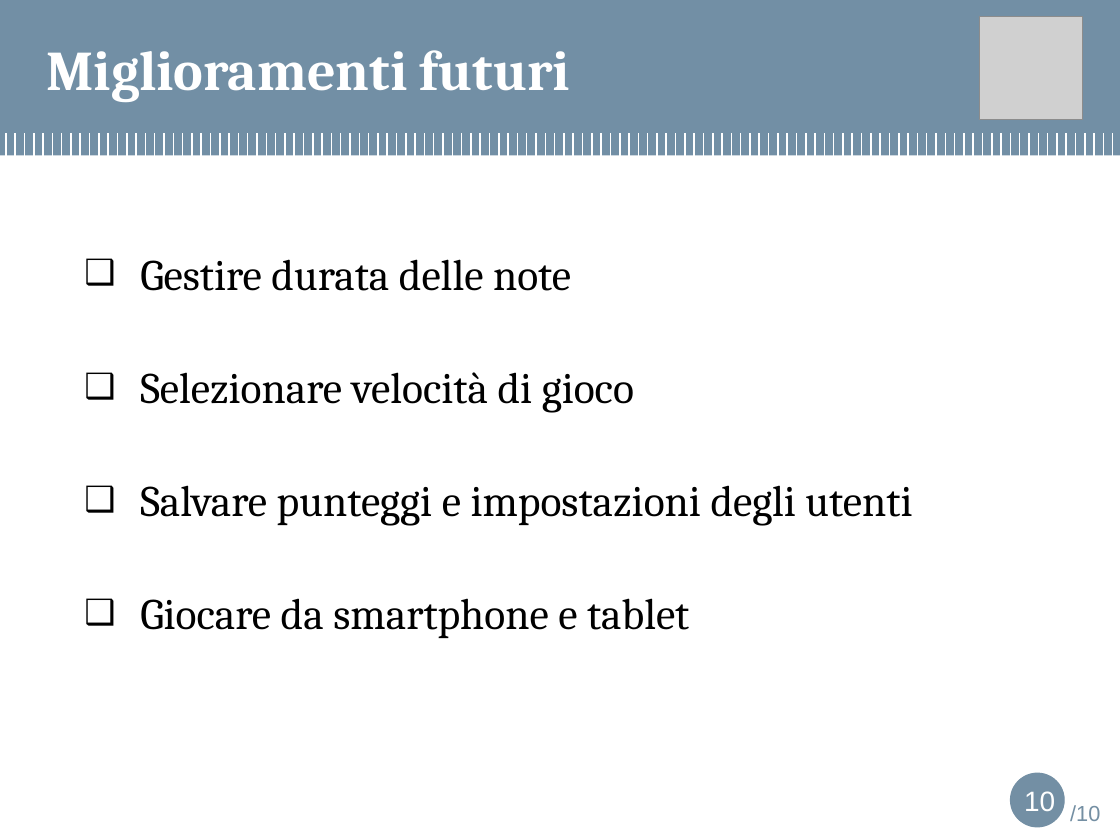
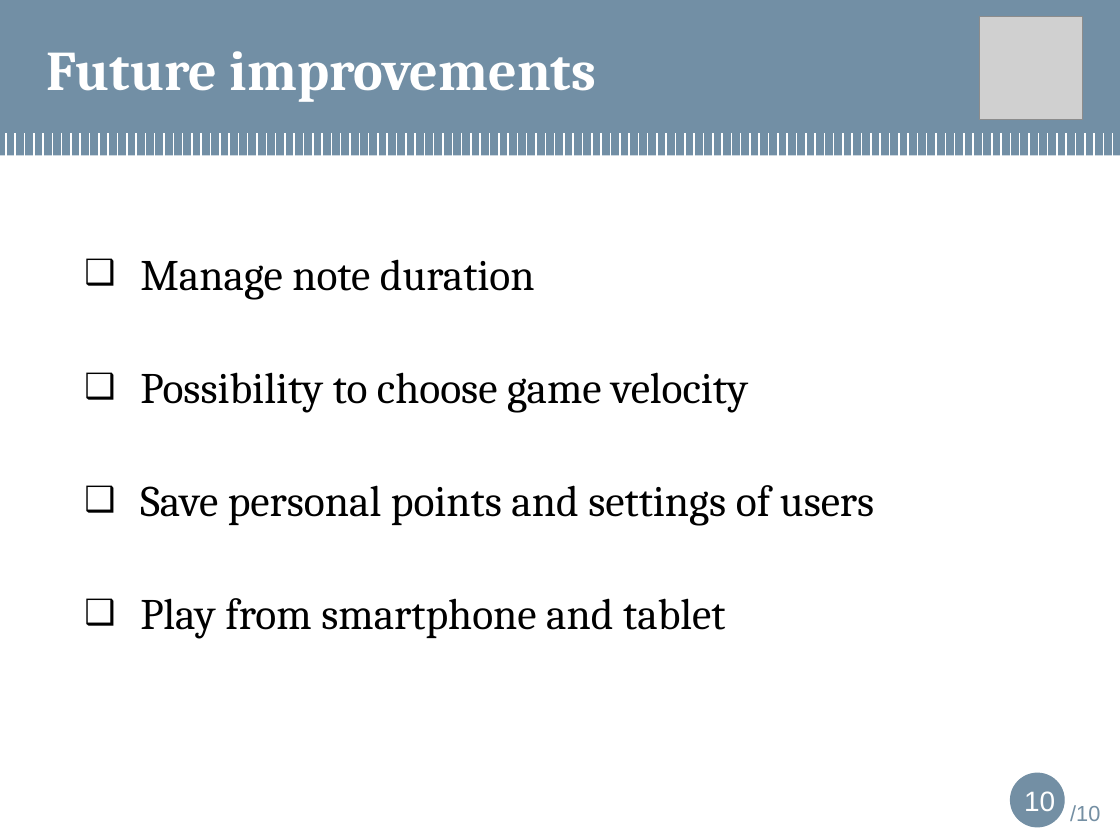
Before and after one commit to maeprojects/jumpapp, a slide deck: slide 10 of bozza presentation.pptx. Drawn at 1120x840 pixels with LibreOffice and Linux fonts; fonts in the diff are those of the drawing; grey boxes stand for pictures; background and template pictures are left out. Boxes give left, top, right and bottom in pixels: in the first picture for what was removed or moved away, otherwise in the second. Text is boxed around its words. In the diff, an @@ line names an element or a change of style, - is before the commit and + after.

```diff
--- a/bozza presentation.pptx
+++ b/bozza presentation.pptx
@@ title at [47,51,596,102]: text changed @@
-Miglioramenti futuri
+Future improvements
@@ text at [140,259,874,639]: text changed @@
-❑ Gestire durata delle note
-❑ Selezionare velocità di gioco
-❑ Salvare punteggi e impostazioni degli utenti
-❑ Giocare da smartphone e tablet
+❑ Manage note duration
+❑ Possibility to choose game velocity
+❑ Save personal points and settings of users
+❑ Play from smartphone and tablet
```
Also in this commit, not shown: 9 other slides changed.
